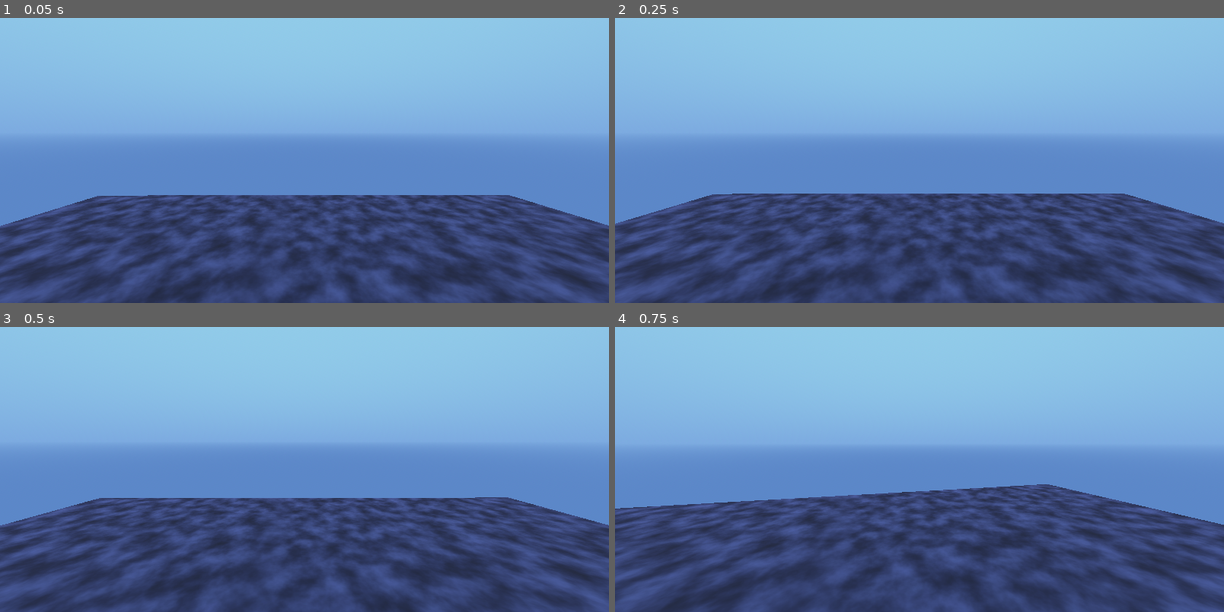
Above: before the commit, frames 1-4 (two rows, left to right).
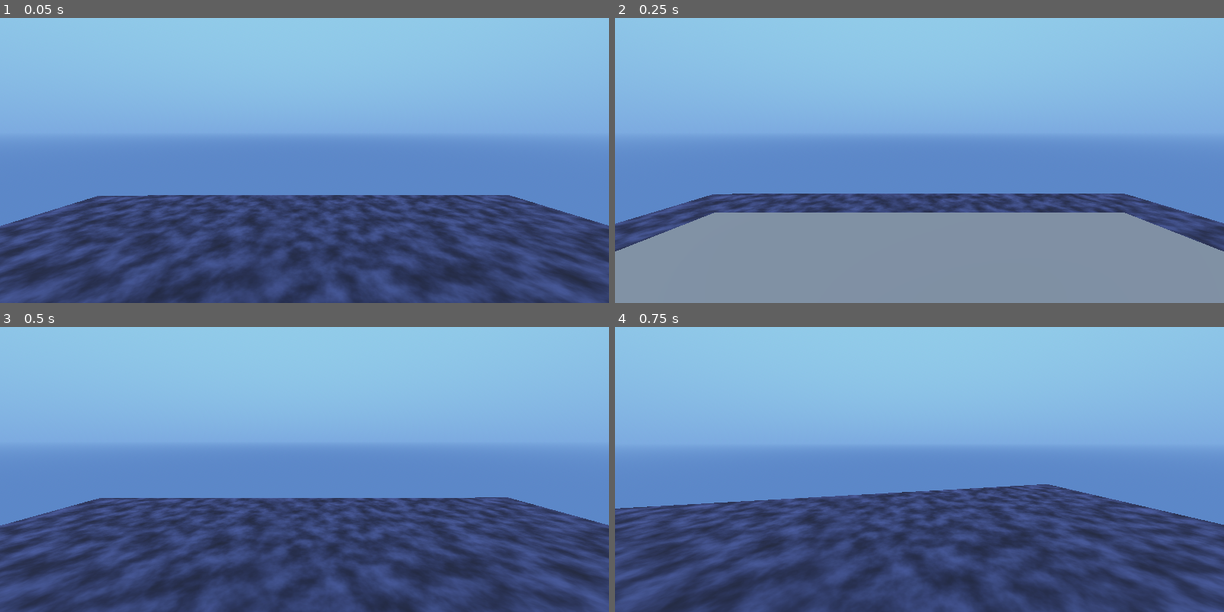
Above: after the commit, the same moments.

Repository: FalseDeveloper/project-_create_industry
Game: Godot game, scene res://scenes/game_scene.tscn
Two runs of this game, one before a commit and one after it. Both use one fixed random seed, a clock stepped at 60 frames per second and the inputs below.
Inputs (mouse positions are in pixels of both pictures, inside the frame that each line leads up to):
- Up to frame 1 (0.05 s): no input
- Up to frame 2 (0.25 s): no input
- Up to frame 3 (0.5 s): no input
- Up to frame 4 (0.75 s): move the mouse to (949, 441) at 0.52 s; hold W (Forwards) from 0.53 s (still down)

Frame 1 is identical in both runs. In frame 2, 29% of the frame differs, in the area x 0-100%, y 68-100%; in frame 3, nothing differs; in frame 4, nothing differs.

Commit message:
Quad Mesher, Data Resrtucturing

Diff:
--- /dev/null
+++ b/data/voxels/voxel_database.gd
@@ -0,0 +1,11 @@
+## Voxel database
+extends Node
+
+# Called when the node enters the scene tree for the first time.
+func _ready():
+	pass # Replace with function body.
+
+
+# Called every frame. 'delta' is the elapsed time since the previous frame.
+func _process(delta):
+	pass
--- /dev/null
+++ b/data/voxels/voxel_resources/stone_block.tres
@@ -0,0 +1,7 @@
+[gd_resource type="Resource" script_class="VoxelData" format=3 uid="uid://6jibqg2dehck"]
+
+[ext_resource type="Script" uid="uid://ubn62y36u3s4" path="res://world/voxel_data/VoxelData.gd" id="1_p6f6l"]
+
+[resource]
+script = ExtResource("1_p6f6l")
+metadata/_custom_type_script = "uid://ubn62y36u3s4"
--- /dev/null
+++ b/utility/voxel_mesher.gd
@@ -0,0 +1,47 @@
+class_name VoxelMesher
+extends RefCounted
+
+func new_quad() -> Array:
+	var arrays : Array = []
+	arrays.resize(Mesh.ARRAY_MAX)
+
+	var vertices = PackedVector3Array()
+	vertices.push_back(Vector3(-1, 0, -1))
+	vertices.push_back(Vector3(-1, 0, 1))
+	vertices.push_back(Vector3(1, 0, -1))
+	vertices.push_back(Vector3(1, 0, 1))
+
+	#	0	2
+	#	1	3
+	#
+	#
+
+	var indices = PackedInt32Array()
+	indices.push_back(0)
+	indices.push_back(2)
+	indices.push_back(1)
+
+	indices.push_back(2)
+	indices.push_back(3)
+	indices.push_back(1)
+
+	var uvs = PackedVector2Array()
+	uvs.push_back(Vector2(0, 0))
+	uvs.push_back(Vector2(0, 1))
+	uvs.push_back(Vector2(1, 0))
+	uvs.push_back(Vector2(1, 1))
+
+	arrays[Mesh.ARRAY_VERTEX] = vertices
+	arrays[Mesh.ARRAY_TEX_UV] = uvs
+	arrays[Mesh.ARRAY_INDEX] = indices
+
+	return arrays
+
+## Generates a mesh from chunk data
+func generate_chunk_mesh(_chunkData) -> ArrayMesh:
+	var newMesh = ArrayMesh.new()
+
+	var array = new_quad()
+	newMesh.add_surface_from_arrays(Mesh.PRIMITIVE_TRIANGLES, array)
+
+	return newMesh
--- a/world/chunk/chunk.gd
+++ /dev/null
@@ -1,5 +0,0 @@
-class_name Chunk
-extends Node3D
-
-@export var voxels : Array = []
-@export var world : GameWorld = null
--- /dev/null
+++ b/world/chunk_data/chunk.tscn
@@ -0,0 +1,7 @@
+[gd_scene format=3 uid="uid://bfs8mtjwygwht"]
+
+[ext_resource type="Script" uid="uid://cu7gaqyow5ehk" path="res://world/chunk_data/chunk_data.gd" id="1_kkcqc"]
+
+[node name="Chunk" type="Node3D" unique_id=2127030341]
+script = ExtResource("1_kkcqc")
+metadata/_custom_type_script = "uid://cu7gaqyow5ehk"
--- /dev/null
+++ b/world/chunk_data/chunk_data.gd
@@ -0,0 +1,4 @@
+class_name ChunkData
+extends RefCounted
+
+var voxels : Array = []
--- a/world/game_world/game_world.gd
+++ b/world/game_world/game_world.gd
@@ -4,16 +4,20 @@
 # -- Data Structure --
 #
 # NOTE: A GameWorld stores:
-# - VisualChunks
+# - Chunks
 # - - VoxelInstances (Decorative, Collision)
 # - - VisualTileEntities (Animated, Decorative, Refers to TileEntityId)
 # - Tile Entities (Simulation, has components)
-# - get_voxel_at_position() : Returns either
+# - get_voxel_at_position() : Returns either of the above.
 #
-# NOTE: Our general data structure stores:
-# - VoxelDataHash Dictionary [BlockId] : VoxelData
-#
-# NOTE: VoxelData is inherited by DecorativeVoxelData, TileEntityData & VisualTileEntityData
+
+@onready var voxel_mesh = $VoxelMesh
+
+func _ready():
+	var arrayMesh = VoxelMesher.new().generate_chunk_mesh(0)
+
+	voxel_mesh.mesh = arrayMesh
 
 func _process(_delta):
+
 	pass
--- a/world/game_world/game_world.tscn
+++ b/world/game_world/game_world.tscn
@@ -5,4 +5,4 @@
 [node name="GameWorld" type="Node3D" unique_id=1809775253]
 script = ExtResource("1_73nr2")
 
-[node name="Chunks" type="Node3D" parent="." unique_id=1157415498]
+[node name="VoxelMesh" type="MeshInstance3D" parent="." unique_id=981052773]
--- a/world/voxel_data/VoxelData.gd
+++ b/world/voxel_data/VoxelData.gd
@@ -1,5 +1,5 @@
+## Voxel data class
 class_name VoxelData
-extends RefCounted
+extends Resource
 
-@export var VoxelType : Types.VoxelDataType = Types.VoxelDataType.DECORATIVE
-@export var Components : Dictionary[String, Callable] = {}
+@export var components : Dictionary[StringName, Callable] = {}
Not shown, added: data/voxels/voxel_database.gd.uid
Not shown, added: utility/voxel_mesher.gd.uid
Renamed: world/chunk/chunk.gd.uid -> world/chunk_data/chunk_data.gd.uid
